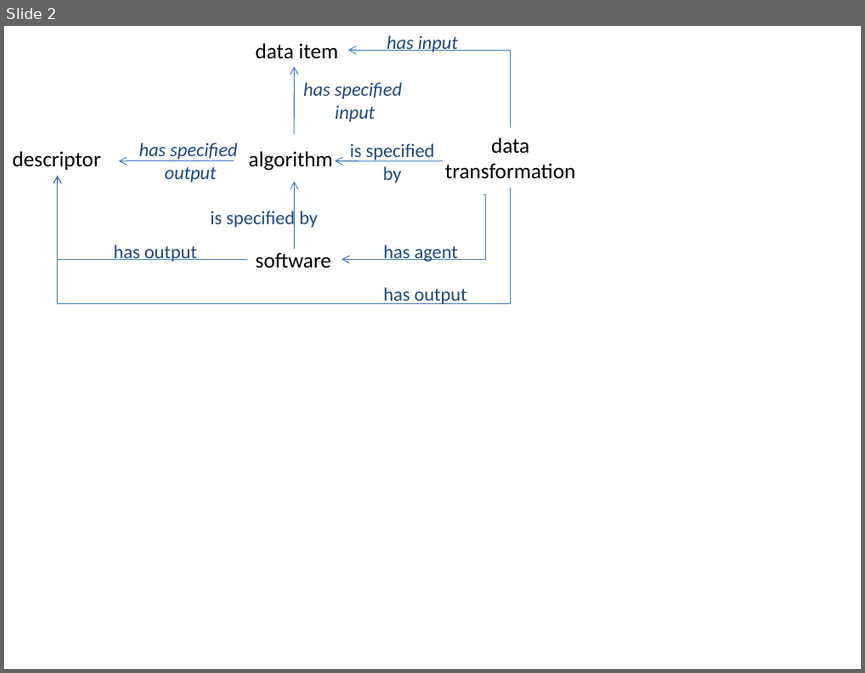
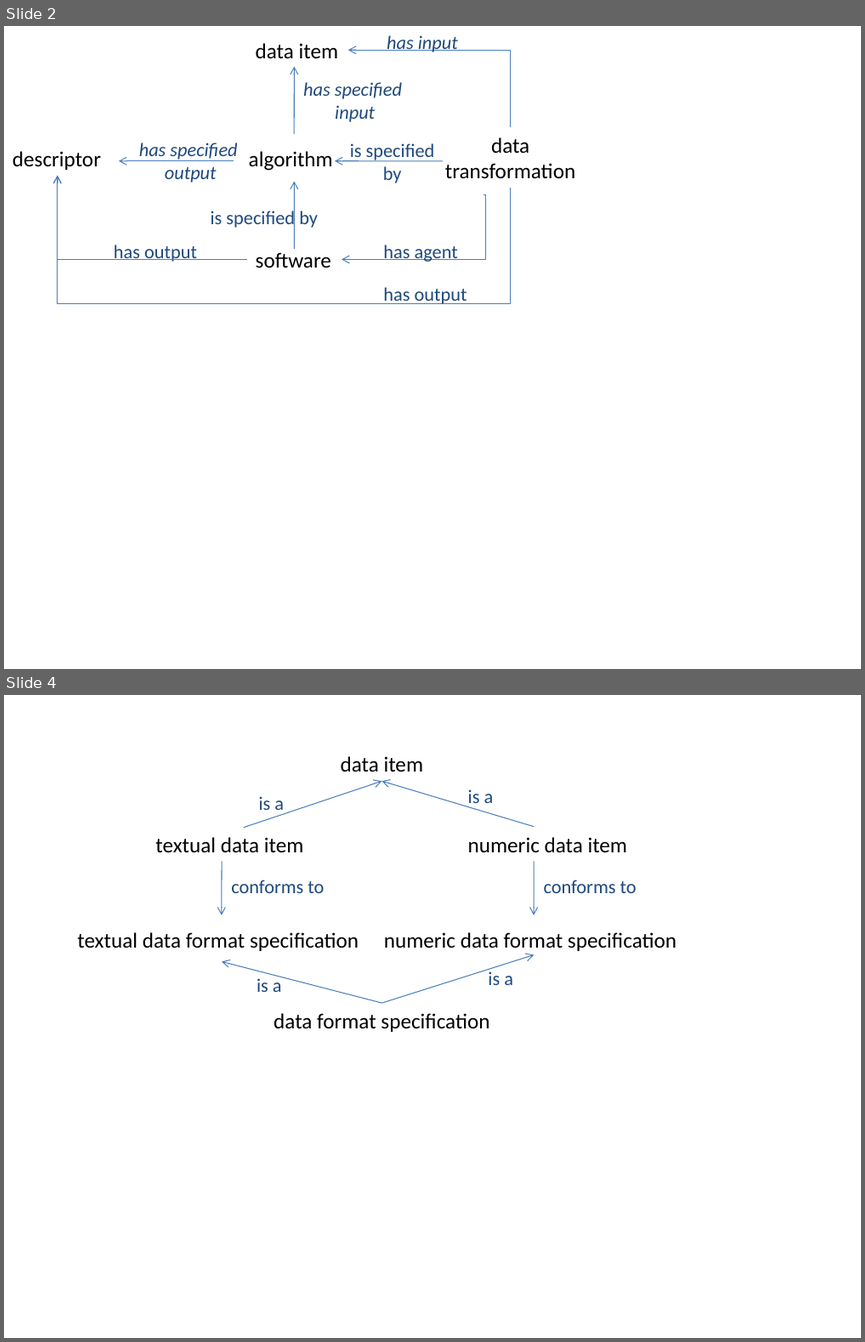
Before and after one commit to semanticchemistry/semanticchemistry, a slide deck: trunk/documentation/images/diagrams.pptx. Shown one above the other, each under a label of ours: slide 2 before the commit, slides 2 and 4 after it; the slides between them are not shown. The pictures are 865x673 and 865x1342 pixels, drawn with LibreOffice and Linux fonts; fonts in the diff are those of the drawing. Boxes give left, top, right and bottom in pixels: in the first picture for what was removed or moved away, otherwise in the second. Text is boxed around its words. In the diff, an @@ line names an element or a change of style, - is before the commit and + after.

```diff
--- a/trunk/documentation/images/diagrams.pptx
+++ b/trunk/documentation/images/diagrams.pptx
@@ slide 4 added at [4,695,861,1338], background #FFFFFF @@
@@ text added at [341,756,424,771], 18 pt, text #000000 @@
+data item
@@ arrow added from (244, 828) to (382, 781), #4B7EBC 0.75 pt @@
@@ text added at [259,796,284,815], 16 pt, text #1F497D @@
+is a
@@ arrow added from (534, 827) to (382, 781), #4B7EBC 0.75 pt @@
@@ text added at [468,789,494,808], 16 pt, text #1F497D @@
+is a
@@ text added at [155,837,304,853], 18 pt, text #000000 @@
+textual data item
@@ text added at [468,837,628,852], 18 pt, text #000000 @@
+numeric data item
@@ arrow added from (222, 862) to (222, 915), #4B7EBC 0.75 pt @@
@@ arrow added from (534, 862) to (534, 915), #4B7EBC 0.75 pt @@
@@ text added at [231,879,324,893], 16 pt, text #1F497D @@
+conforms to
@@ text added at [544,879,636,893], 16 pt, text #1F497D @@
+conforms to
@@ text added at [77,932,358,951], 18 pt, text #000000 @@
+textual data format specification
@@ text added at [384,932,676,951], 18 pt, text #000000 @@
+numeric data format specification
@@ arrow added from (382, 1003) to (222, 961), #4B7EBC 0.75 pt @@
@@ arrow added from (382, 1003) to (534, 954), #4B7EBC 0.75 pt @@
@@ text added at [488,969,513,985], 16 pt, text #1F497D @@
+is a
@@ text added at [256,975,282,992], 16 pt, text #1F497D @@
+is a
@@ text added at [273,1013,489,1032], 18 pt, text #000000 @@
+data format specification
```
Also in this commit, not shown: 2 slides changed, 2 other slides added, 2 other files.
